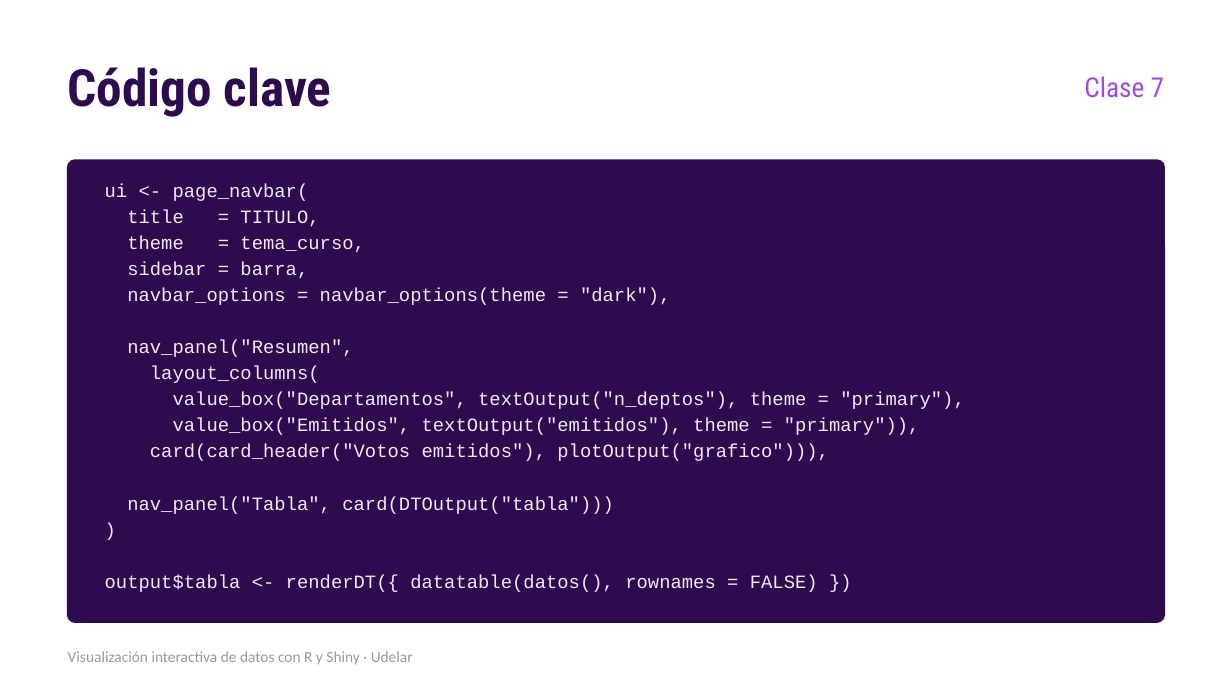
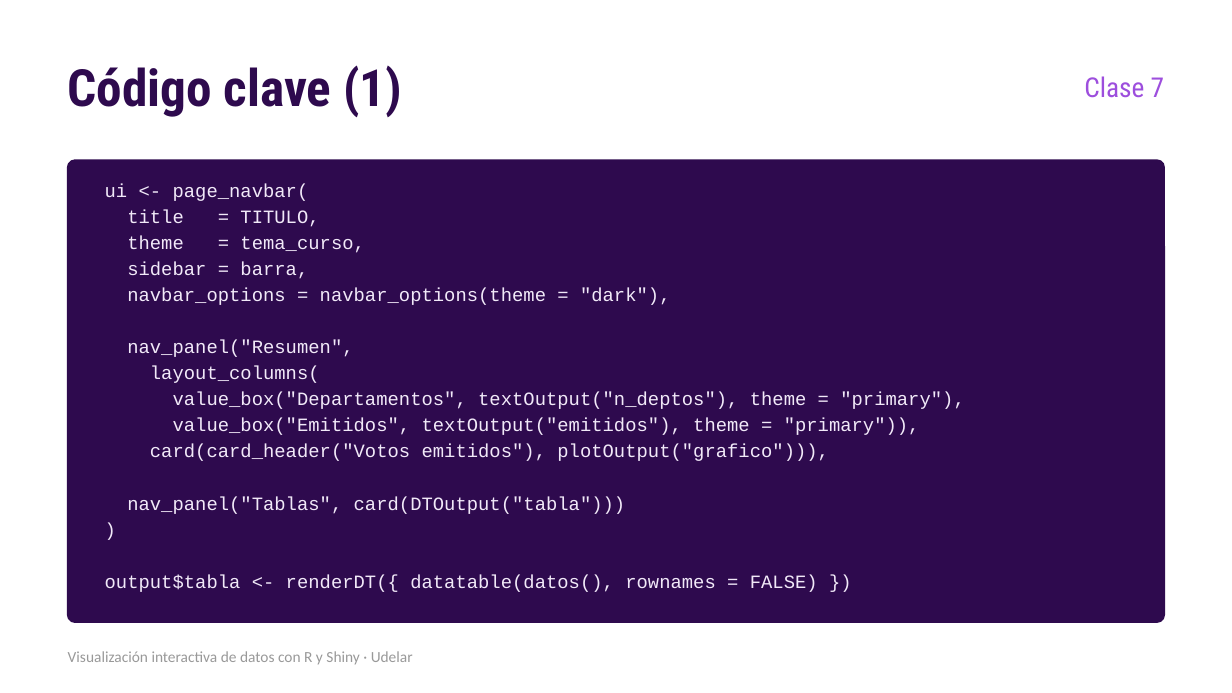
Before and after one commit to nahura99/visualizacion_datos_shiny, a slide deck: slide 13 of clase7/clase7.pptx (slide 8 before the commit). Drawn at 1232x693 pixels with LibreOffice and Linux fonts; fonts in the diff are those of the drawing. Boxes give left, top, right and bottom in pixels: in the first picture for what was removed or moved away, otherwise in the second. Text is boxed around its words. In the diff, an @@ line names an element or a change of style, - is before the commit and + after.

Commit message:
Reestructurar el curso en 7 clases y una Clase Extra
- Clase 1 junta la presentación y la nivelación de la vieja 1b. La app de la
  tabla pasa al estilo del curso y se suma primeros_pasos.R.
- Clase 7 junta estética y navegación con la app final y su publicación.
  Queda solo la app final, con datos/ y deploy.R.
- revisor_corpus pasa a ser la Clase Extra (clase_extra.pptx).
- Se borran clase1b, clase8 y los PDF viejos.
- README, datos/README.md y preparar_elecciones_2024.R con la nueva numeración.

```diff
--- a/clase7/clase7.pptx
+++ b/clase7/clase7.pptx
@@ text at bbox=[68, 65, 402, 117]: text changed @@
-Código clave
+Código clave (1)
@@ text at bbox=[127, 496, 626, 514]: text changed @@
-nav_panel("Tabla", card(DTOutput("tabla")))
+nav_panel("Tablas", card(DTOutput("tabla")))
```
Also in this commit, not shown: 8 other slides changed, 6 slides added, 23 other files.
